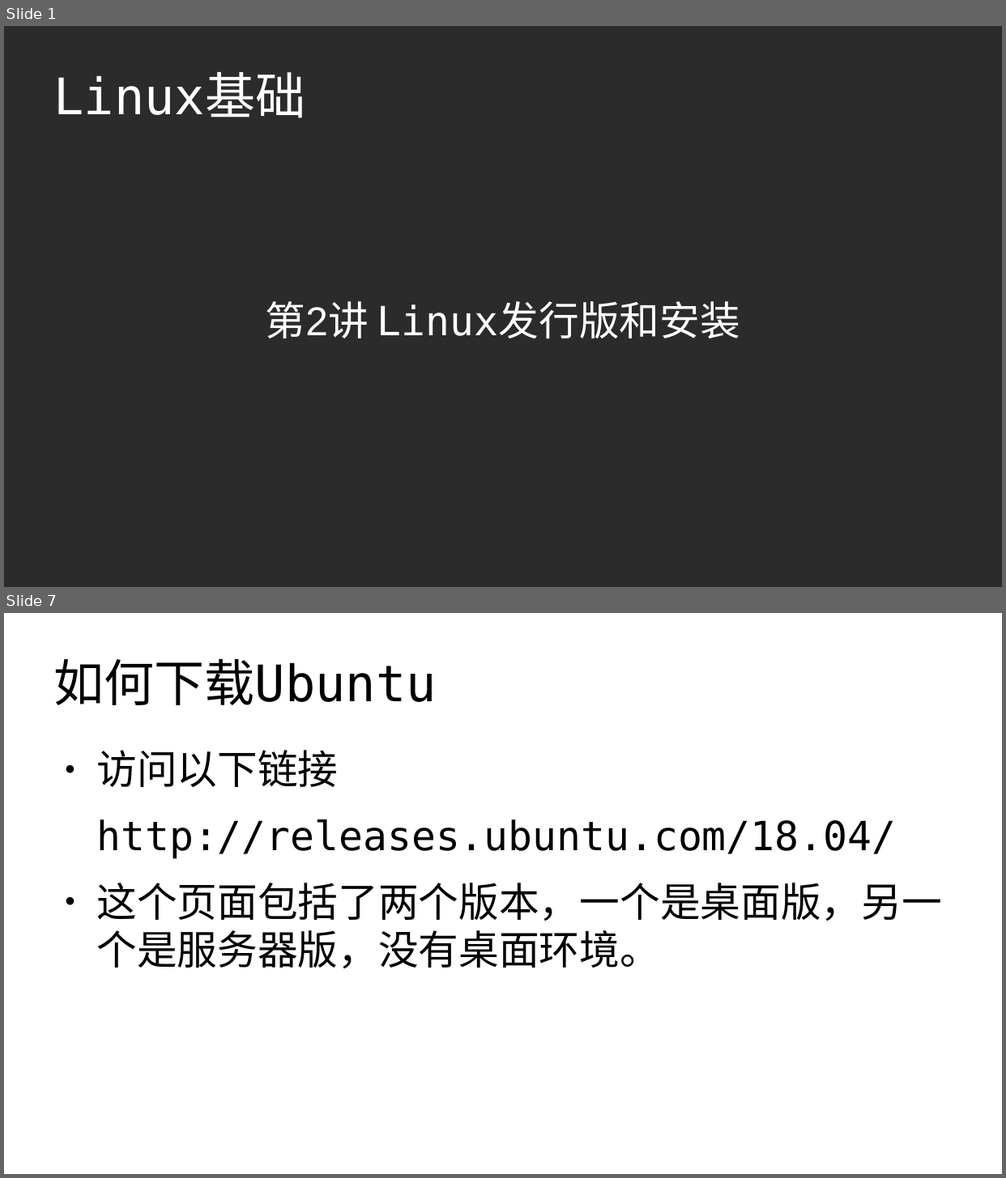
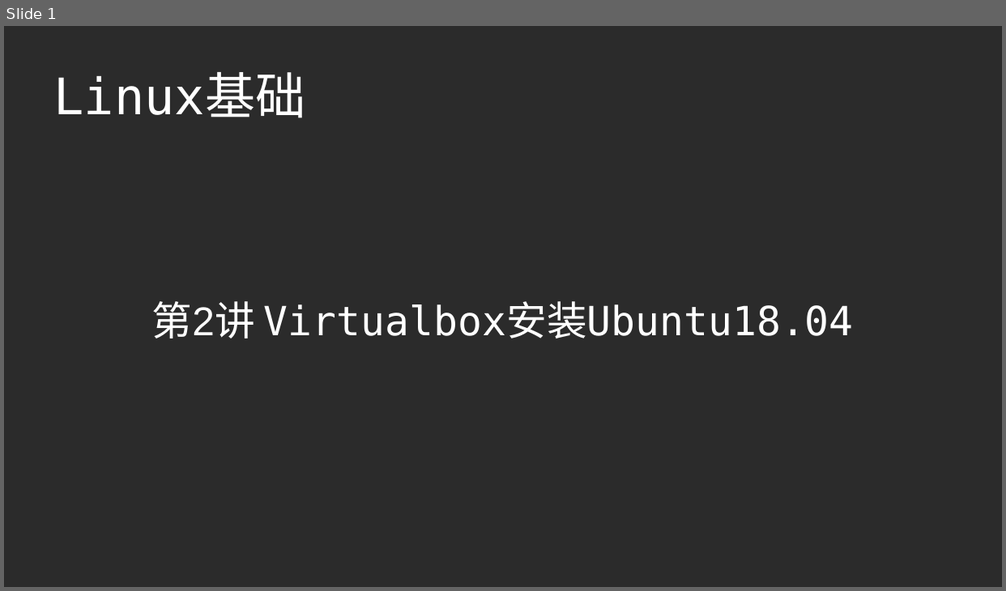
Before and after one commit to master-genius/linux-system, a slide deck: ch02/ch02_3-virtualbox安装Linux.odp. Shown one above the other, each under a label of ours: slides 1 and 7 before the commit, slide 1 after it; the slides between them are not shown. The pictures are 1006x1178 and 1006x591 pixels, drawn with LibreOffice and Linux fonts; fonts in the diff are those of the drawing; background and template pictures are left out; a plain dark background stands for a picture behind light text. Boxes give left, top, right and bottom in pixels: in the first picture for what was removed or moved away, otherwise in the second. Text is boxed around its words. In the diff, an @@ line names an element or a change of style, - is before the commit and + after.

```diff
--- a/ch02/ch02_3-virtualbox安装Linux.odp
+++ b/ch02/ch02_3-virtualbox安装Linux.odp
@@ slide 7 removed at box(4, 613, 1002, 1174), background #FFFFFF @@
@@ title removed at box(54, 658, 437, 705) @@
-如何下载Ubuntu
@@ text removed at box(96, 750, 941, 969) @@
-● 访问以下链接
-http://releases.ubuntu.com/18.04/
-● 这个页面包括了两个版本，一个是桌面版，另一个是服务器版，没有桌面环境。
@@ slide 1 changed as well @@
@@ subtitle at box(152, 301, 854, 339): text changed; font Arial to DejaVu Sans Mono @@
-第2讲 Linux发行版和安装
+第2讲 Virtualbox安装Ubuntu18.04
```
Also in this commit, not shown: 1 other slide changed, 6 slides added, 5 other slides removed, 2 other files.
